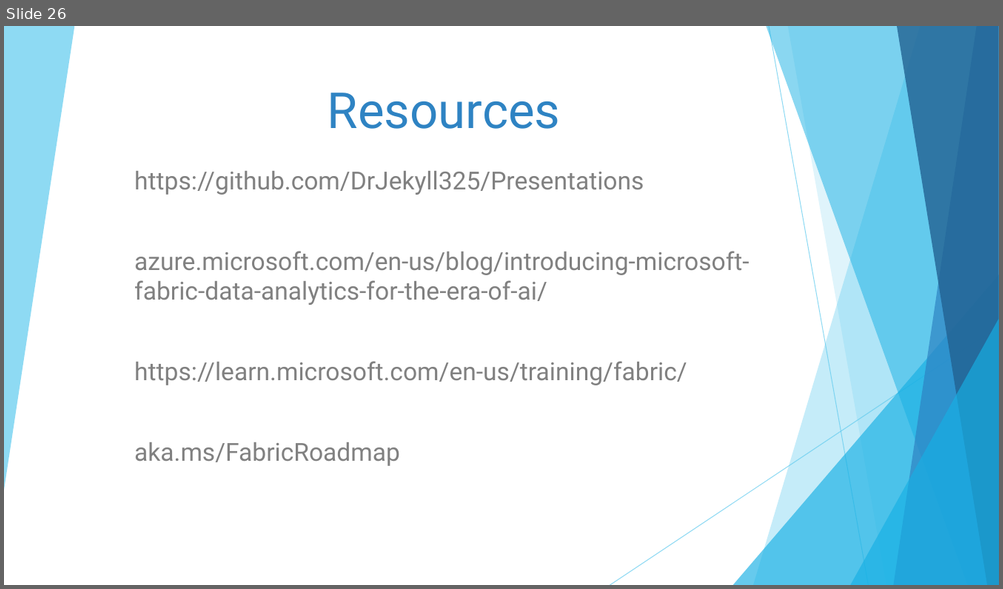
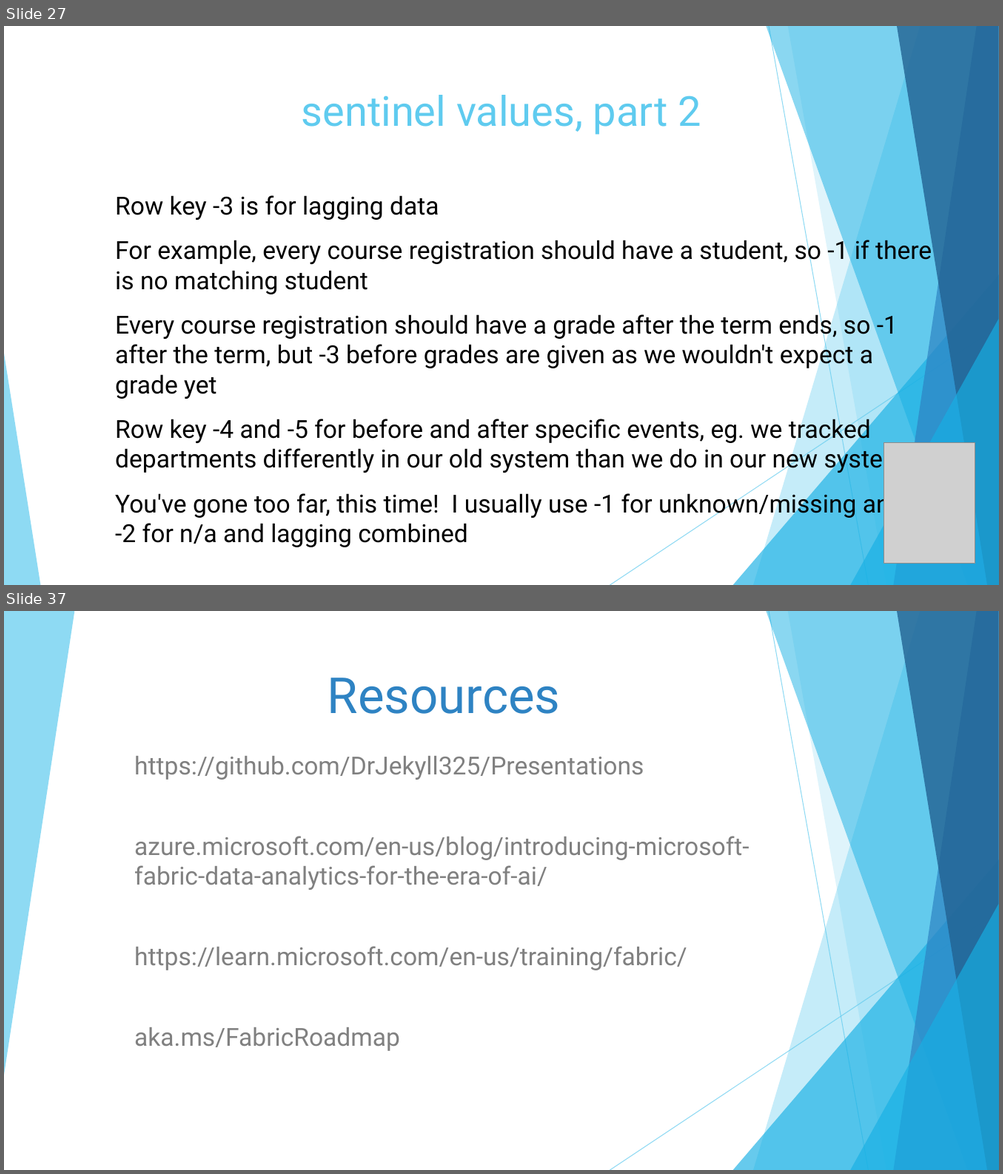
Before and after one commit to DrJekyll325/Presentations, a slide deck: General Data Warehousing/20260627 - SQL Saturday Austin - A Gentle (Re-) Introduction to Dimensional Modeling.pptx. Shown one above the other, each under a label of ours: slide 26 before the commit, slides 27 and 37 after it; the slides between them are not shown. The pictures are 1003x589 and 1003x1174 pixels, drawn with LibreOffice and Linux fonts; fonts in the diff are those of the drawing; grey boxes stand for pictures. Boxes give left, top, right and bottom in pixels: in the first picture for what was removed or moved away, otherwise in the second. Text is boxed around its words. In the diff, an @@ line names an element or a change of style, - is before the commit and + after.

```diff
--- a/General Data Warehousing/20260627 - SQL Saturday Austin - A Gentle (Re-) Introduction to Dimensional Modeling.pptx
+++ b/General Data Warehousing/20260627 - SQL Saturday Austin - A Gentle (Re-) Introduction to Dimensional Modeling.pptx
@@ slide 27 added at [4, 26, 999, 585], background #FFFFFF; not listed: 9 template elements that a slide beside it also shows @@
@@ title added at [301, 95, 700, 135], 40 pt, text #5FCBEF @@
+sentinel values, part 2
@@ text added at [115, 195, 931, 519], 24 pt, text #000000 @@
+Row key -3 is for lagging data
+For example, every course registration should have a student, so -1 if there is no matching student
+Every course registration should have a grade after the term ends, so -1 after the term, but -3 before grades are given as we wouldn't expect a grade yet
+Row key -4 and -5 for before and after specific events, eg. we tracked departments differently in our old system than we do in our new system
+You've gone too far, this time! I usually use -1 for unknown/missing and
+-2 for n/a and lagging combined
@@ triangle added at [4, 354, 40, 585], fill #5FCBEF at 70% opacity @@
@@ picture added at [884, 444, 976, 565] @@
@@ what was slide 26 is now slide 37 @@
```
Also in this commit, not shown: 1 slide changed, 33 other slides added, 23 slides removed, 1 other file.
